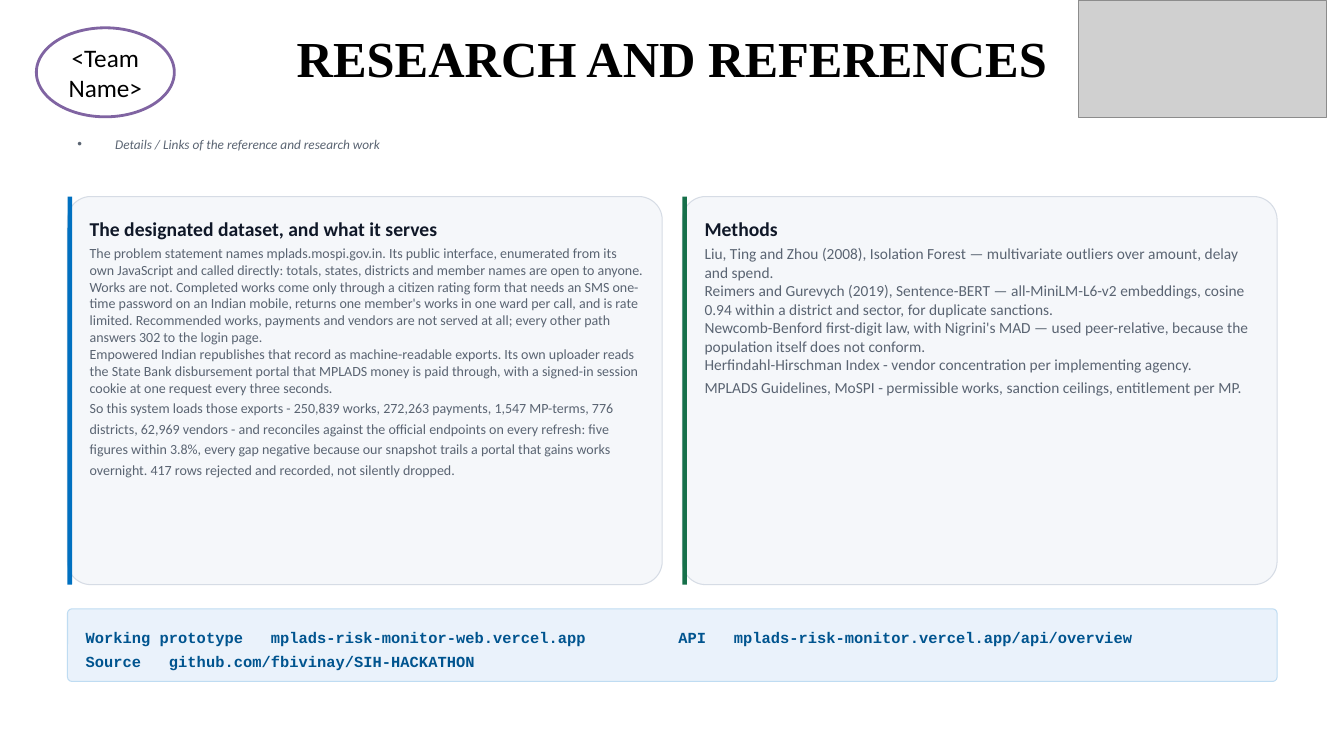
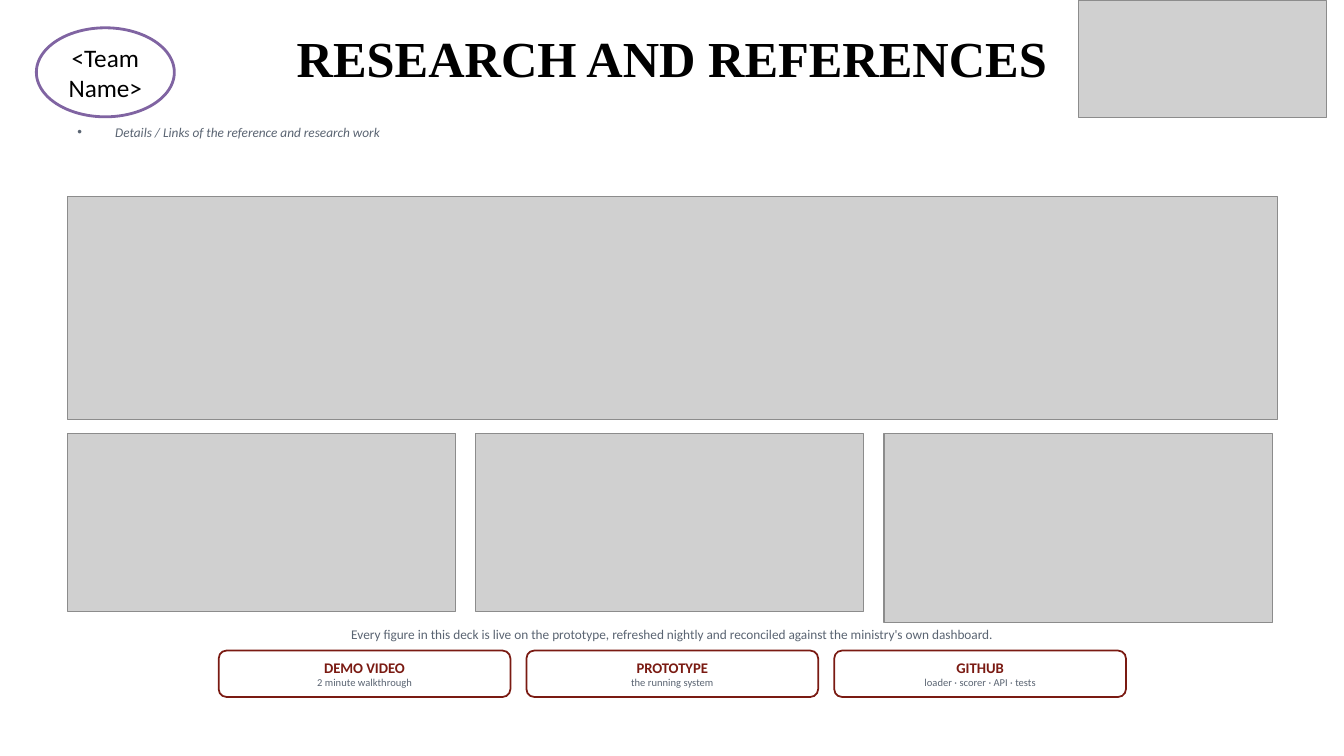
Before and after one commit to fbivinay/SIH-HACKATHON, a slide deck: slide 6 of docs/deck/SIH26102-MPLADS-SIH-Idea.pptx. Drawn at 1344x756 pixels with LibreOffice and Linux fonts; fonts in the diff are those of the drawing; grey boxes stand for pictures. Boxes give left, top, right and bottom in pixels: in the first picture for what was removed or moved away, otherwise in the second. Text is boxed around its words. In the diff, an @@ line names an element or a change of style, - is before the commit and + after.

Commit message:
Rebuild the deck as diagrams and screenshots instead of text cards
The template's own instruction slide asks for "points / diagrams /
Infographics / pictures" rather than paragraphs, and the reference deck we were
pointed at is almost entirely a central architecture drawing with links. The
old builder drew cards with python-pptx, which meant every layout was an
estimate of where text would wrap and the result read as a wall of boxes.

Content is now six diagram boards authored as HTML in docs/deck/diagrams/ with
the product's own tokens and fonts, rendered to PNG at 2x, plus six screenshots
of the running system, with exactly three links - demo video, prototype,
GitHub - as real buttons rather than pixels.

The no-retyped-figures rule survives the move to images: the boards are a
template of {{tokens}} that the build fills from the database before rendering,
so a figure inside a picture is still read from Postgres at build time and the
build still refuses on a null or zero.

Two things worth writing down. `new URL(import.meta.url).pathname` keeps this
repository's space percent-encoded, so the renderer wrote every PNG into a
parallel "SIH%20HACKATHON" tree while the deck kept picking up stale images -
the reference cards still said "LINK" three builds after I had replaced them.
And there is no LibreOffice here, so preview_deck.py redraws the built pptx as
HTML and screenshots it; it is exact for geometry and approximate for text
wrapping. It earned itself immediately, catching an image an inch off the
slide, titles printing over the team badge, and clipped captions.

```diff
--- a/docs/deck/SIH26102-MPLADS-SIH-Idea.pptx
+++ b/docs/deck/SIH26102-MPLADS-SIH-Idea.pptx
@@ text "Details / Links of the ..." moved from (x1=115, y1=140, x2=380, y2=151) to (x1=115, y1=128, x2=380, y2=139) @@
@@ rounded rectangle removed at (x1=68, y1=197, x2=662, y2=585) @@
@@ rounded rectangle removed at (x1=68, y1=197, x2=72, y2=585) @@
@@ picture added at (x1=68, y1=197, x2=1277, y2=419) @@
@@ rounded rectangle removed at (x1=683, y1=197, x2=1277, y2=585) @@
@@ rounded rectangle removed at (x1=683, y1=197, x2=687, y2=585) @@
@@ text removed at (x1=90, y1=222, x2=437, y2=240) @@
-The designated dataset, and what it serves
@@ text removed at (x1=705, y1=222, x2=778, y2=236) @@
-Methods
@@ text removed at (x1=90, y1=248, x2=643, y2=478) @@
-The problem statement names mplads.mospi.gov.in. Its public interface, enumerated from its own JavaScript and called directly: totals, states, districts and member names are open to anyone. Works are not. Completed works come only through a citizen rating form that needs an SMS one-time password on an Indian mobile, returns one member's works in one ward per call, and is rate limited. Recommended works, payments and vendors are not served at all; every other path answers 302 to the login page.
-Empowered Indian republishes that record as machine-readable exports. Its own uploader reads the State Bank disbursement portal that MPLADS money is paid through, with a signed-in session cookie at one request every three seconds.
-So this system loads those exports - 250,839 works, 272,263 payments, 1,547 MP-terms, 776 districts, 62,969 vendors - and reconciles against the official endpoints on every refresh: five figures within 3.8%, every gap negative because our snapshot trails a portal that gains works overnight. 417 rows rejected and recorded, not silently dropped.
@@ text removed at (x1=705, y1=248, x2=1248, y2=396) @@
-Liu, Ting and Zhou (2008), Isolation Forest — multivariate outliers over amount, delay and spend.
-Reimers and Gurevych (2019), Sentence-BERT — all-MiniLM-L6-v2 embeddings, cosine 0.94 within a district and sector, for duplicate sanctions.
-Newcomb-Benford first-digit law, with Nigrini's MAD — used peer-relative, because the population itself does not conform.
-Herfindahl-Hirschman Index - vendor concentration per implementing agency.
-MPLADS Guidelines, MoSPI - permissible works, sanction ceilings, entitlement per MP.
@@ picture added at (x1=68, y1=434, x2=456, y2=611) @@
@@ picture added at (x1=476, y1=434, x2=864, y2=611) @@
@@ picture added at (x1=884, y1=434, x2=1272, y2=622) @@
@@ rounded rectangle removed at (x1=68, y1=609, x2=1277, y2=682) @@
@@ text removed at (x1=86, y1=632, x2=1132, y2=671) @@
-Working prototype mplads-risk-monitor-web.vercel.app API mplads-risk-monitor.vercel.app/api/overview Source github.com/fbivinay/SIH-HACKATHON
@@ rounded rectangle added at (x1=219, y1=650, x2=510, y2=697), fill #FFFFFF, outline #7A1A12 1.25 pt, 7.5 pt, text #5A6472 @@
+DEMO VIDEO
+2 minute walkthrough
@@ text added at (x1=351, y1=630, x2=993, y2=642), 9.5 pt, text #5A6472 @@
+Every figure in this deck is live on the prototype, refreshed nightly and reconciled against the ministry's own dashboard.
@@ rounded rectangle added at (x1=526, y1=650, x2=818, y2=697), fill #FFFFFF, outline #7A1A12 1.25 pt, 7.5 pt, text #5A6472 @@
+PROTOTYPE
+the running system
@@ rounded rectangle added at (x1=835, y1=650, x2=1126, y2=697), fill #FFFFFF, outline #7A1A12 1.25 pt, 7.5 pt, text #5A6472 @@
+GITHUB
+loader · scorer · API · tests
```
Also in this commit, not shown: 4 other slides changed, 1 slide added, 33 other files.
